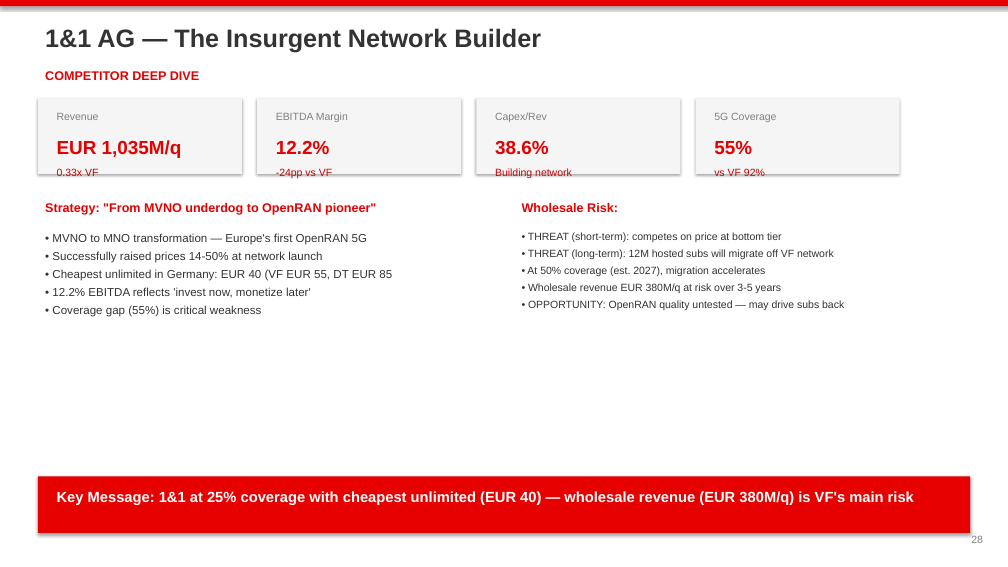
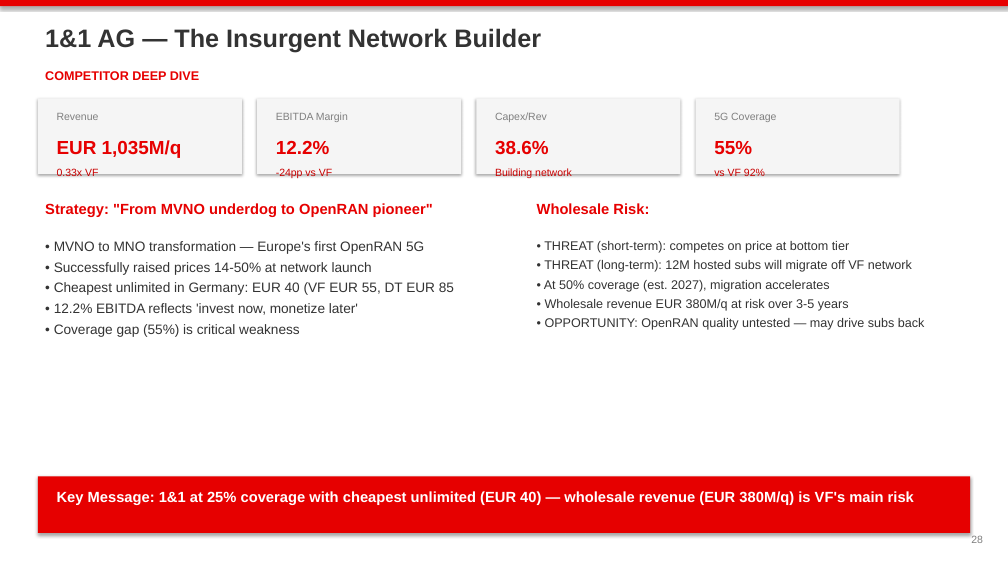
Before and after one commit to mypinseeker/BLM-Financial-Report-Analysis, a slide deck: slide 28 of data/output/blm_vodafone_germany_deep_analysis.pptx. Drawn at 1008x567 pixels with LibreOffice and Linux fonts; fonts in the diff are those of the drawing. Boxes give left, top, right and bottom in pixels: in the first picture for what was removed or moved away, otherwise in the second. Text is boxed around its words. In the diff, an @@ line names an element or a change of style, - is before the commit and + after.

```diff
--- a/data/output/blm_vodafone_germany_deep_analysis.pptx
+++ b/data/output/blm_vodafone_germany_deep_analysis.pptx
@@ text "Strategy: "From MVNO underdog to ..." at (45,203,433,217): size 12 to 14 pt @@
@@ text "Wholesale Risk:" at (537,203,649,214): size 12 to 14 pt @@
@@ text "Wholesale Risk:": place and size @@
-text "Wholesale Risk:" at (522,203,618,212)
+text "Wholesale Risk:" at (537,203,649,214)
@@ text "• MVNO to MNO transformation ...": place and size @@
-text "• MVNO to MNO transformation ..." at (52,233,392,317)
+text "• MVNO to MNO transformation ..." at (54,241,454,337)
@@ text "• MVNO to MNO transformation ..." at (54,241,454,337): size 11 to 13 pt @@
@@ text "• THREAT (short-term): competes on ...": place and size @@
-text "• THREAT (short-term): competes on ..." at (527,232,844,310)
+text "• THREAT (short-term): competes on ..." at (544,241,925,330)
@@ text "• THREAT (short-term): competes on ..." at (544,241,925,330): size 10 to 12 pt @@
```
Also in this commit, not shown: 5 other slides changed, 3 other files.
